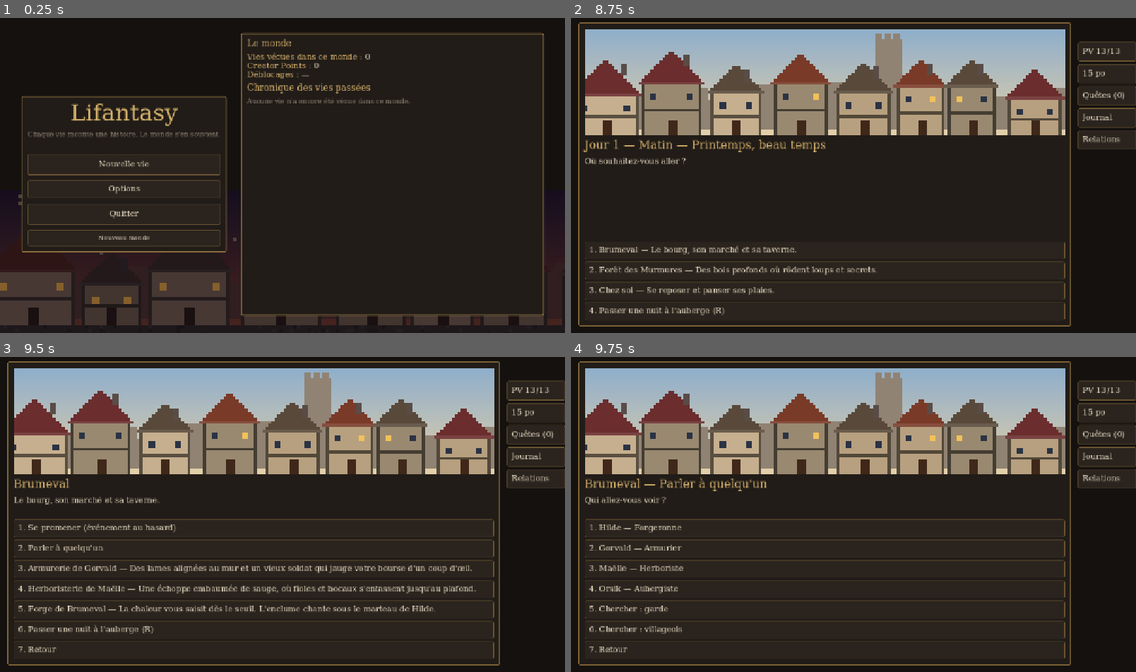
Above: before the commit, frames 1-4 (two rows, left to right).
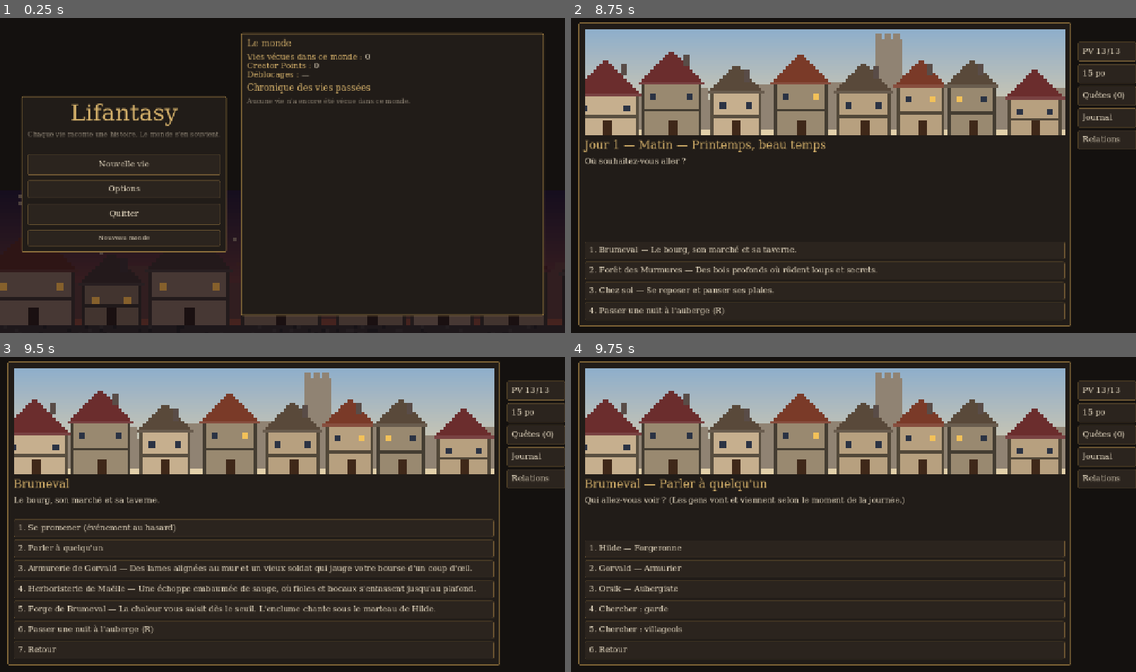
Above: after the commit, the same moments.

Repository: Zanzartiste/Smol_RPG_D10
Game: Godot game, scene res://scenes/title.tscn
Same seed, same stepped clock (60 frames per second), same inputs: the game is played once before the commit and once after it.
Inputs:
- Up to frame 1 (0.25 s): no input
- Up to frame 2 (8.75 s): click "Nouvelle vie" at 0.5 s; click "Nom au hasard" at 1.25 s; click "Autre apparence" at 2 s; click "Espèce" at 2.75 s; click "Classe" at 3.5 s; click "Passé" at 4.25 s; click "Attributs" at 5 s; click "Creator Points" at 5.75 s; click "Commencer l'aventure" at 6.5 s; click "1. Style : Archerie — Un dé d…" at 7.25 s; click "1. Elfique" at 8 s
- Up to frame 3 (9.5 s): click "1. Brumeval — Le bourg, son m…" at 8.75 s
- Up to frame 4 (9.75 s): click "2. Parler à quelqu'un" at 9.5 s

Frames 1-3 are identical in both runs. In frame 4, 1.8% of the frame differs, in the area x 2-88%, y 44-94%.

Commit message:
Emplois du temps des PNJ
- npc_roles.json › schedule : où trouver un PNJ selon le moment de la journée (l'herboriste cueille en
  forêt le matin, le bûcheron passe la soirée au bourg).

Co-Authored-By: Claude Opus 5.5 <noreply@anthropic.com>

Diff:
--- a/claude_rpg/data/npc_roles.json
+++ b/claude_rpg/data/npc_roles.json
@@ -10,7 +10,7 @@
 		"art": {"headgear": "", "outfit": "#4a4a52", "accent": "#9a2f2f"}
 	},
 	{
-		"id": "herbalist", "name": "Herboriste", "location": "town", "regular": true, "shop": "apothecary", "class": "wizard",
+		"id": "herbalist", "name": "Herboriste", "location": "town", "schedule": {"morning": "forest"}, "regular": true, "shop": "apothecary", "class": "wizard",
 		"fixed": {"name": "Maëlle", "species": "elf", "gender": "female", "age": 160},
 		"art": {"headgear": "hood", "outfit": "#3a5a3a", "accent": "#a0c060"}
 	},
@@ -30,7 +30,7 @@
 		"art": {"headgear": "", "outfit": "#7a6a4a", "accent": "#a08060"}
 	},
 	{
-		"id": "woodcutter", "name": "Bûcheron", "location": "forest", "searchable": true, "class": "fighter",
+		"id": "woodcutter", "name": "Bûcheron", "location": "forest", "schedule": {"evening": "town"}, "searchable": true, "class": "fighter",
 		"inventory": {"handaxe": 1, "wolf_pelt": 1}, "gold": "1d6",
 		"art": {"headgear": "hood", "outfit": "#4a3a2a", "accent": "#6a8a3a"}
 	}
--- a/claude_rpg/scripts/core/data_validator.gd
+++ b/claude_rpg/scripts/core/data_validator.gd
@@ -17,6 +17,7 @@
 	_validate_economy(db, errors)
 	_validate_social(db, errors)
 	_validate_quests(db, errors)
+	_validate_schedules(db, errors)
 	for id: String in db.events:
 		_validate_event(db, db.events[id], errors)
 
@@ -643,6 +644,16 @@
 				errors.append(ctx + " : status.chance doit être entre 0 et 1")
 
 
+static func _validate_schedules(db: Node, errors: Array[String]) -> void:
+	var slots: Array = db.rules.get("time_slots", []).map(func(s): return s["id"])
+	for role: Dictionary in db.npc_roles.values():
+		for slot_id: String in role.get("schedule", {}):
+			var ctx := "npc_roles.json › %s › schedule" % role["id"]
+			if slot_id not in slots:
+				errors.append(ctx + " : moment inconnu « %s »" % slot_id)
+			_expect_ref(db.locations, role["schedule"][slot_id], "lieu", ctx, errors)
+
+
 static func _validate_quests(db: Node, errors: Array[String]) -> void:
 	for quest: Dictionary in db.quests.values():
 		var ctx := "quests.json › %s" % quest["id"]
--- a/claude_rpg/scripts/social/npc.gd
+++ b/claude_rpg/scripts/social/npc.gd
@@ -45,6 +45,15 @@
 
 func role_def() -> Dictionary:
 	return DB.npc_roles.get(role, {})
+
+
+## Lieu où on le trouve à un moment de la journée (npc_roles.json › schedule : {"morning": "forest"…}) ;
+## sans emploi du temps, ou hors de son lieu habituel (groupe, déménagement), son lieu tout court.
+func location_at(slot_id: String) -> String:
+	var schedule: Dictionary = role_def().get("schedule", {})
+	if slot_id == "" or location != role_def().get("location", location):
+		return location
+	return schedule.get(slot_id, location)
 
 
 func role_name() -> String:
--- a/claude_rpg/scripts/social/social.gd
+++ b/claude_rpg/scripts/social/social.gd
@@ -40,20 +40,26 @@
 	return result
 
 
-## PNJ présents dans un lieu (les habitués sont créés à la première visite).
-static func at_location(location_id: String, rng: RandomNumberGenerator) -> Array[Npc]:
+## PNJ présents dans un lieu, à un moment de la journée (`slot_id` : "morning"… ; "" : leur lieu habituel).
+## Les habitués sont créés à la première visite.
+static func at_location(location_id: String, rng: RandomNumberGenerator, slot_id := "") -> Array[Npc]:
 	ensure_regulars(location_id, rng)
 	var result: Array[Npc] = []
 	for n in all_npcs():
-		if n.alive and n.location == location_id and n.age(Meta.world_day) >= 1:
+		if n.alive and n.location_at(slot_id) == location_id and n.age(Meta.world_day) >= 1:
 			result.append(n)
 	return result
 
 
+## Rôles qu'on peut croiser dans un lieu : ceux qui y vivent, et ceux dont l'emploi du temps y passe.
+static func roles_in(location_id: String) -> Array:
+	return DB.npc_roles.values().filter(func(r): return r.get("location") == location_id \
+		or location_id in r.get("schedule", {}).values())
+
+
 static func ensure_regulars(location_id: String, rng: RandomNumberGenerator) -> void:
-	for role: Dictionary in DB.npc_roles.values():
-		if role.get("regular", false) and role.get("location") == location_id \
-				and not all_npcs().any(func(n): return n.role == role["id"]):
+	for role: Dictionary in roles_in(location_id):
+		if role.get("regular", false) and not all_npcs().any(func(n): return n.role == role["id"]):
 			generate(role["id"], rng)
 
 
--- a/claude_rpg/scripts/ui/main.gd
+++ b/claude_rpg/scripts/ui/main.gd
@@ -359,7 +359,7 @@
 
 
 func _has_people(location_id: String) -> bool:
-	return DB.npc_roles.values().any(func(r): return r.get("location") == location_id)
+	return not Social.roles_in(location_id).is_empty()
 
 
 ## Menu d'un lieu : se promener (événement au hasard), entrer dans une boutique, ou revenir.
@@ -385,9 +385,9 @@
 ## Les gens présents dans un lieu, et la possibilité de chercher un garde, un villageois…
 func _show_people(location_id: String) -> void:
 	title_label.text = tr("%s — Parler à quelqu'un") % DB.locations[location_id]["name"]
-	body_text.text = tr("Qui allez-vous voir ?")
-	_clear_choices()
-	for n in Social.at_location(location_id, Game.life.rng):
+	body_text.text = tr("Qui allez-vous voir ? (Les gens vont et viennent selon le moment de la journée.)")
+	_clear_choices()
+	for n in Social.at_location(location_id, Game.life.rng, Game.life.slot_id()):
 		var label := "%s — %s" % [n.name, n.role_name()]
 		if n.player.get("met", false):
 			label += " (%s)" % Social.status_name(n)
--- a/claude_rpg/tests/test_runner.gd
+++ b/claude_rpg/tests/test_runner.gd
@@ -1690,6 +1690,11 @@
 	_expect(people.size() >= 4 and people.any(func(n): return n.name == "Hilde" and n.species == "dwarf"),
 		"habitués de Brumeval (Hilde la forgeronne…)")
 	_expect(Social.at_location("town", rng).size() == people.size(), "les habitués ne sont créés qu'une fois")
+	var herbalist_seen := func(loc: String, slot: String) -> bool:
+		return Social.at_location(loc, rng, slot).any(func(n): return n.role == "herbalist")
+	_expect(herbalist_seen.call("forest", "morning") and not herbalist_seen.call("town", "morning")
+		and herbalist_seen.call("town", "afternoon") and not herbalist_seen.call("forest", "evening"),
+		"emploi du temps : l'herboriste cueille en forêt le matin, tient boutique ensuite")
 	var guard := Social.generate("guard", rng)
 	_expect(guard.location == "town" and guard.traits.size() == 2 and guard.facts.is_empty() and guard.age(Meta.world_day) >= 18,
 		"garde généré : 2 traits, aucun fait avant de les apprendre")
